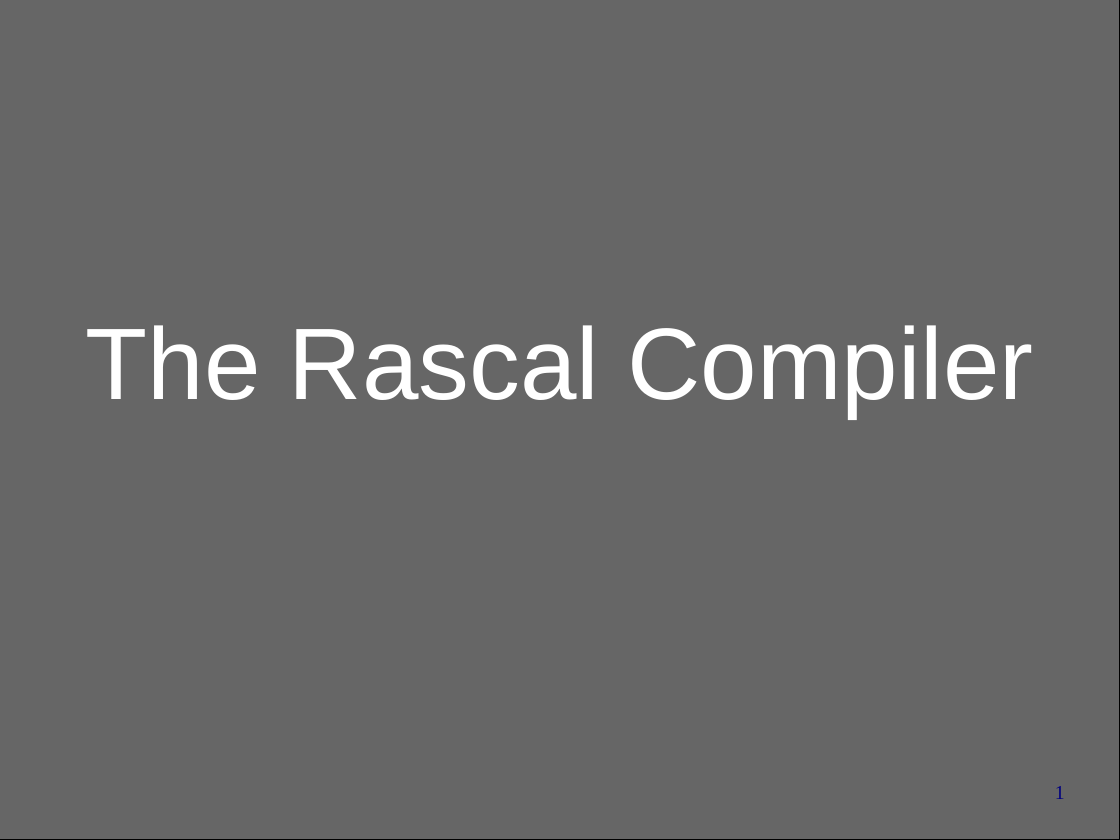
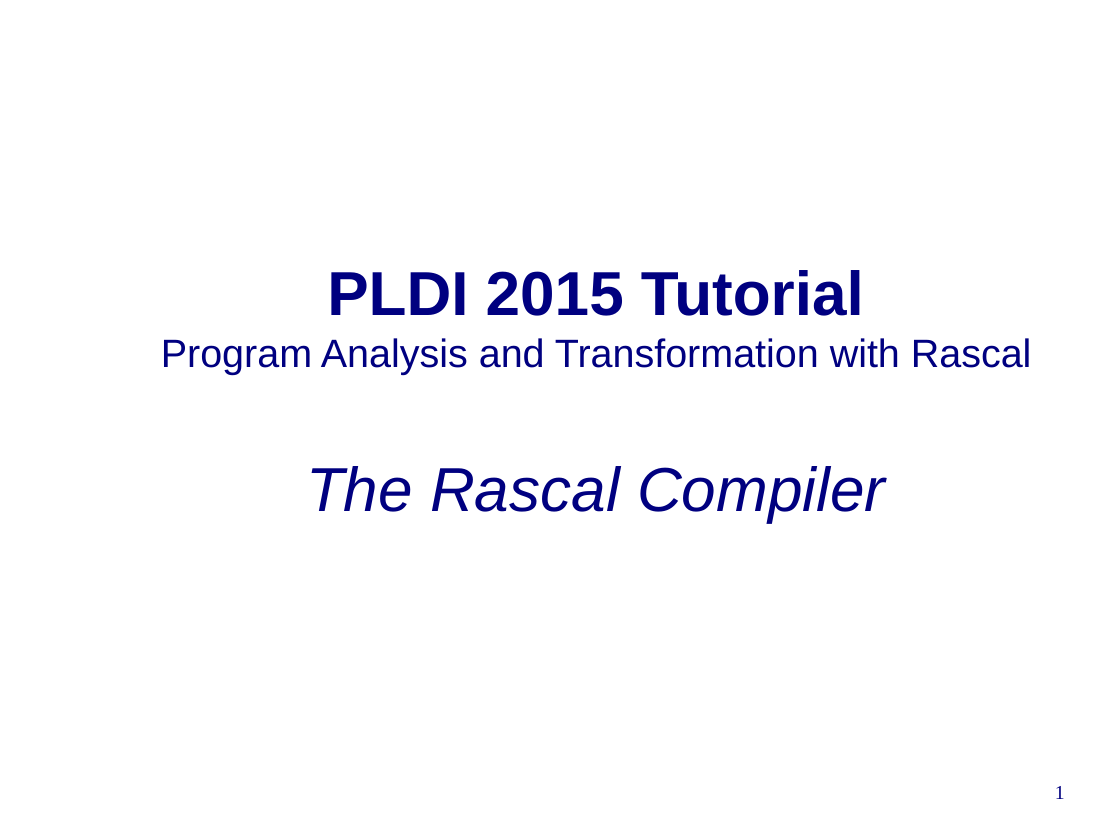
Before and after one commit to cwi-swat/rascal-course-pldi-2015, a slide deck: slide 1 of presentations/RascalCompiler.odp. Drawn at 1120x840 pixels with LibreOffice and Linux fonts; fonts in the diff are those of the drawing; background and template pictures are left out. Boxes give left, top, right and bottom in pixels: in the first picture for what was removed or moved away, otherwise in the second. Text is boxed around its words. In the diff, an @@ line names an element or a change of style, - is before the commit and + after.

Commit message:
Changes to title slides

```diff
--- a/presentations/RascalCompiler.odp
+++ b/presentations/RascalCompiler.odp
@@ rectangle removed at bbox=[0, 0, 1120, 840] @@
@@ title added at bbox=[161, 270, 1032, 523], 28 pt, text #000080 @@
+PLDI 2015 Tutorial
+Program Analysis and Transformation with Rascal
+The Rascal Compiler
@@ subtitle removed at bbox=[86, 325, 1033, 417] @@
-The Rascal Compiler
```
Also in this commit, not shown: 13 other files.
